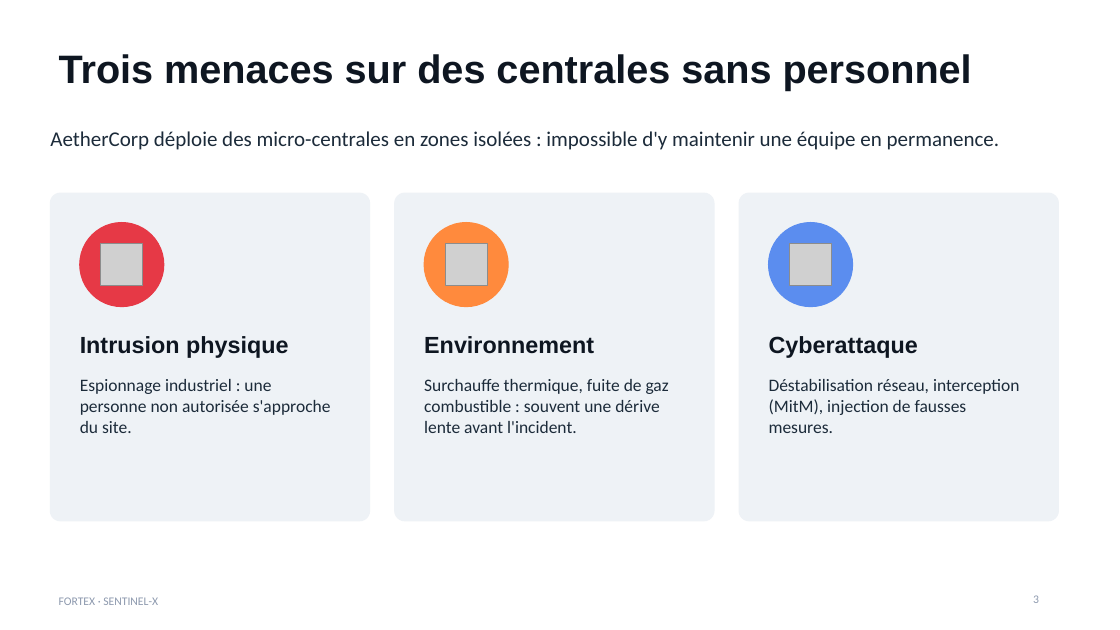
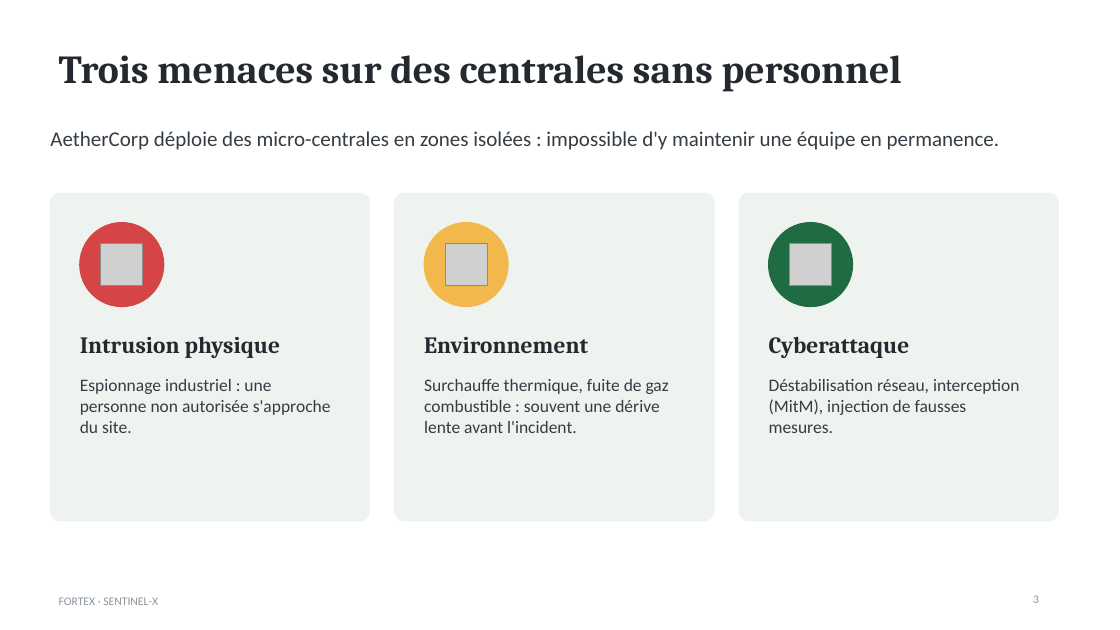
Before and after one commit to Fortexworkshop/ia, a slide deck: slide 3 of livrables/Workshop2026-M1-G-Pres.pptx. Drawn at 1120x630 pixels with LibreOffice and Linux fonts; fonts in the diff are those of the drawing; grey boxes stand for pictures. Boxes give left, top, right and bottom in pixels: in the first picture for what was removed or moved away, otherwise in the second. Text is boxed around its words. In the diff, an @@ line names an element or a change of style, - is before the commit and + after.

```diff
--- a/livrables/Workshop2026-M1-G-Pres.pptx
+++ b/livrables/Workshop2026-M1-G-Pres.pptx
@@ fill #EEF2F6 to #EEF3F0; outline #EEF2F6 1 pt to #EEF3F0 1 pt in 3 elements at bbox=[50, 193, 370, 521], bbox=[395, 193, 714, 521], bbox=[739, 193, 1059, 521] @@
@@ ellipse at bbox=[80, 223, 164, 307]: fill #E63946 to #D64545; outline #E63946 1 pt to #D64545 1 pt @@
@@ ellipse at bbox=[424, 223, 508, 307]: fill #FF8A3D to #F2B84B; outline #FF8A3D 1 pt to #F2B84B 1 pt @@
@@ ellipse at bbox=[769, 223, 853, 307]: fill #5B8DEF to #1F6B42; outline #5B8DEF 1 pt to #1F6B42 1 pt @@
@@ font Arial to Cambria, text colour #0E1621 to #23292E in 4 elements at bbox=[59, 55, 902, 92], bbox=[80, 337, 280, 358], bbox=[424, 337, 588, 353], bbox=[769, 337, 910, 358] @@
@@ text colour #1C2B3A to #353D44 in 4 elements at bbox=[50, 131, 1000, 150], bbox=[80, 379, 331, 433], bbox=[424, 379, 669, 433], bbox=[769, 379, 1020, 433] @@
@@ text "FORTEX · SENTINEL-X" at bbox=[59, 597, 158, 605]: text colour #8D99AE to #8C969D @@
```
Also in this commit, not shown: 13 other slides changed, 2 other files.
